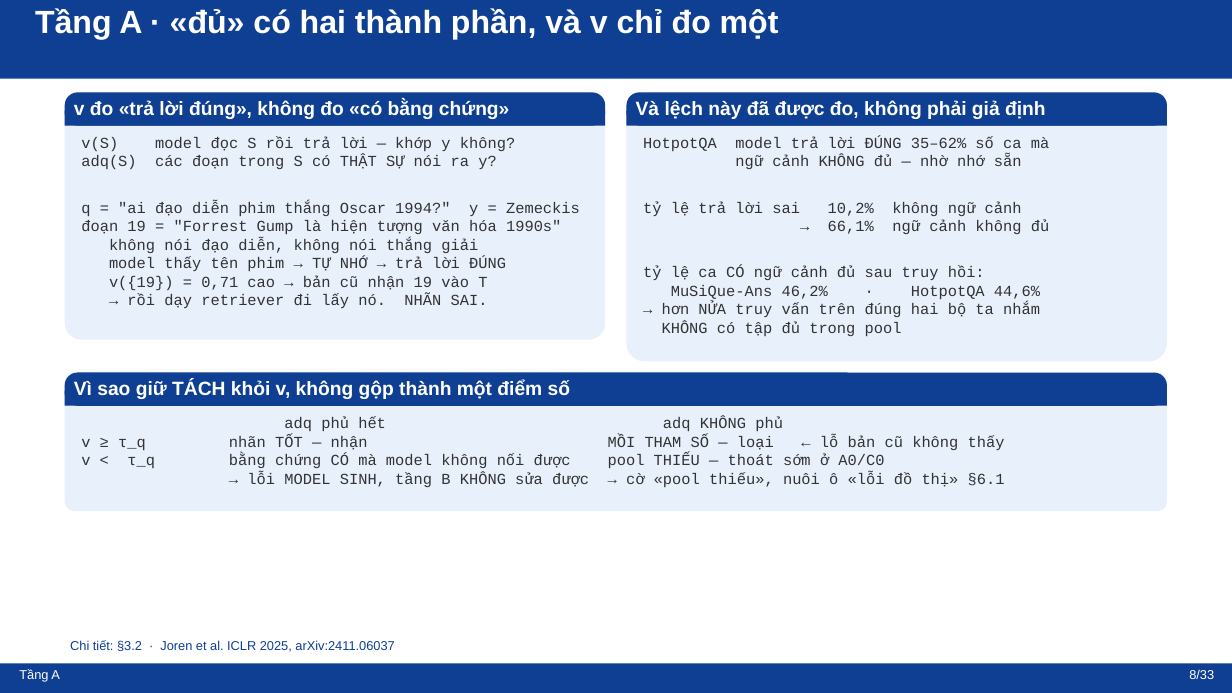
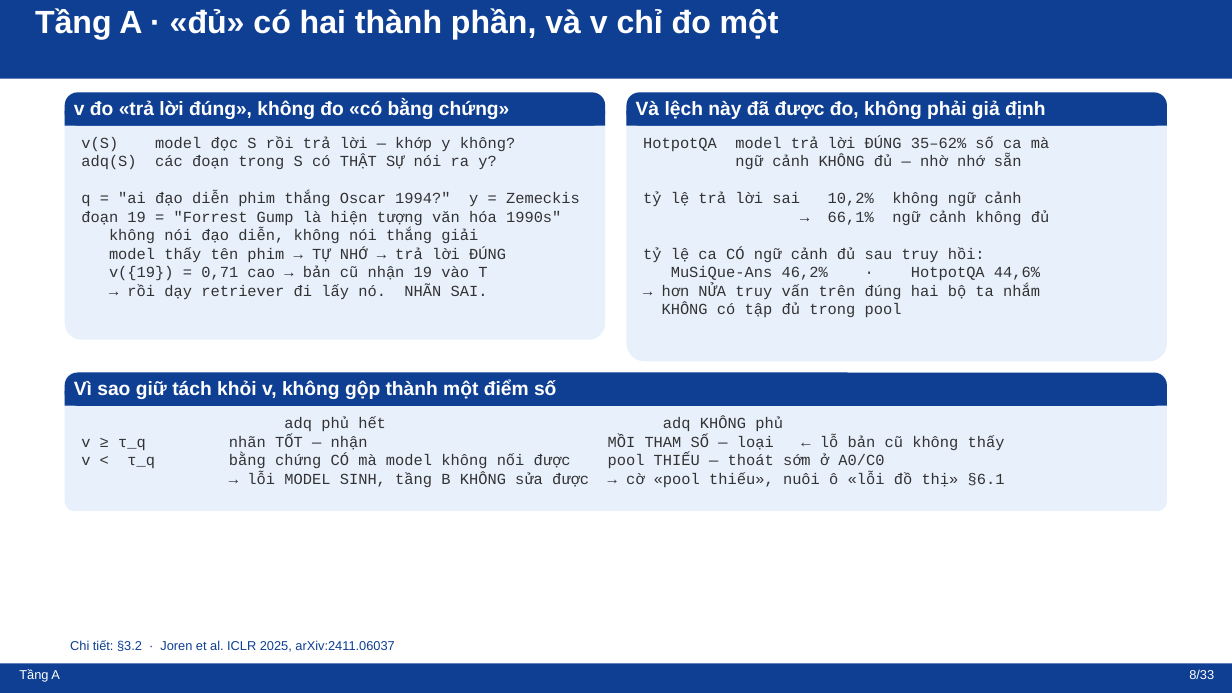
Before and after one commit to pqvu0307/minimal_set_rag-graph_learning, a slide deck: slide 8 of quy-gan-rag-hai-tang.pptx. Drawn at 1232x693 pixels with LibreOffice and Linux fonts; fonts in the diff are those of the drawing. Boxes give left, top, right and bottom in pixels: in the first picture for what was removed or moved away, otherwise in the second. Text is boxed around its words. In the diff, an @@ line names an element or a change of style, - is before the commit and + after.

```diff
--- a/quy-gan-rag-hai-tang.pptx
+++ b/quy-gan-rag-hai-tang.pptx
@@ text "v(S) model đọc S rồi ..." rewrapped from (x1=81, y1=137, x2=580, y2=308) to (x1=81, y1=137, x2=580, y2=299) @@
@@ text "HotpotQA model trả lời ĐÚNG ..." rewrapped from (x1=643, y1=137, x2=1049, y2=336) to (x1=643, y1=137, x2=1049, y2=317) @@
@@ text at (x1=74, y1=380, x2=556, y2=399): text changed @@
-Vì sao giữ TÁCH khỏi v, không gộp thành một điểm số
+Vì sao giữ tách khỏi v, không gộp thành một điểm số
```
Also in this commit, not shown: 3 other slides changed, 11 other files.
